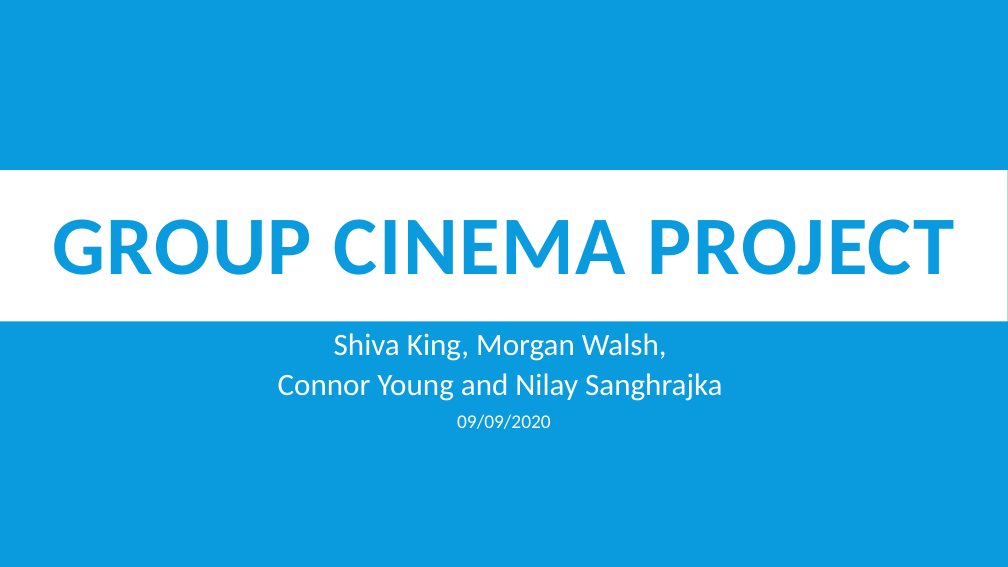
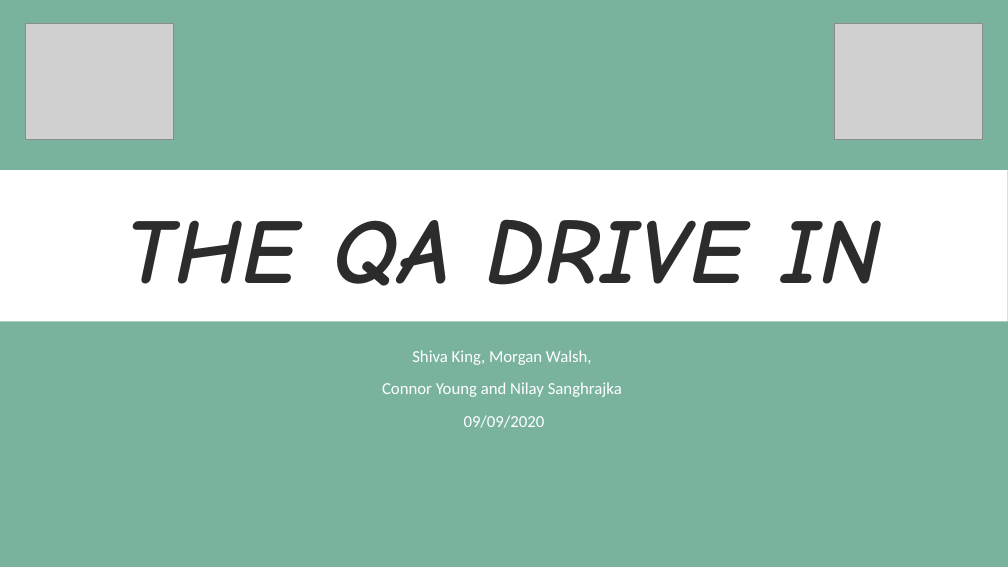
Before and after one commit to CYoung5560/Final_project, a slide deck: slide 1 of Documentation/GroupCinemaProject.pptx. Drawn at 1008x567 pixels with LibreOffice and Linux fonts; fonts in the diff are those of the drawing; grey boxes stand for pictures. Boxes give left, top, right and bottom in pixels: in the first picture for what was removed or moved away, otherwise in the second. Text is boxed around its words. In the diff, an @@ line names an element or a change of style, - is before the commit and + after.

```diff
--- a/Documentation/GroupCinemaProject.pptx
+++ b/Documentation/GroupCinemaProject.pptx
@@ background #099BDD to #79B39E @@
@@ picture added at <box>26,23,174,140</box> @@
@@ picture added at <box>835,23,983,140</box> @@
@@ title at <box>126,219,881,286</box>: text changed; size 79.2 to 88 pt; font Calibri to Comic Neue; text colour #099BDD to #2C2C2C; italic on @@
-GROUP CINEMA PROJECT
+THE QA DRIVE IN
@@ subtitle "Shiva King, Morgan Walsh,": place and size @@
-subtitle "Shiva King, Morgan Walsh," at <box>278,333,722,429</box>
+subtitle "Shiva King, Morgan Walsh," at <box>382,350,622,428</box>
@@ subtitle "Shiva King, Morgan Walsh," at <box>382,350,622,428</box>: size 29.6 to 16 pt in "Shiva King, Morgan Walsh,", "Connor Young and Nilay Sanghrajka"; size 18.5 to 16 pt in "09/09/2020"; line spacing 0.7 to 0.9 @@
```
Also in this commit, not shown: 9 other slides changed, 1 slide added, 1 slide removed, 2 other files.
